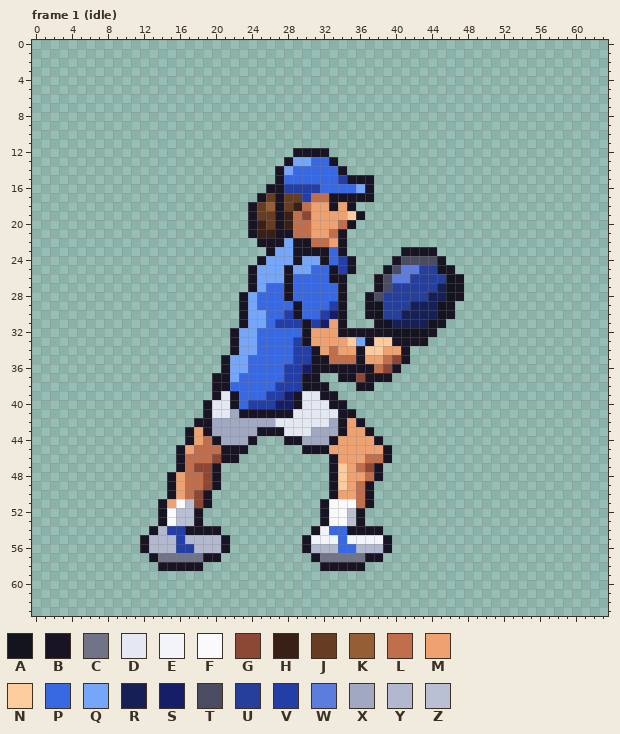
Two states of a pixel-art file, art/sprites/hd/player_hd_female.aseprite. Above: the version before the commit.
64x64 pixels, 11 frames. Colours within 5 levels of each other are drawn and written as one. Shown: frame 1 (idle). The commit also changed other frames, which this record leaves out.
Palette (. is transparent): A #14141e  B #181424  C #707486  D #e4e8f2  E #f2f4fa  F #fafafc  G #8c4834  H #382016  J #663c22  K #965e34  L #c06e4c  M #eea272  N #fccc9e  P #3868e2  Q #76a6fa  R #162056  S #161e68  T #4a4c62  U #263e9c  V #243ea8  W #5c7cde  X #a0a8c2  Y #b2b8ce  Z #bac0d4
Pixels before, frame 1 (idle) (only the part around the change), first column x 11:
 9 ........................................
10 ........................................
11 ........................................
12 ..................BBBB..................
13 .................BQQPPB.................
14 ................BQPPPPPB................
15 ................BPPPPPPVBBB.............
16 ...............BBVVVVPPPPQB.............
17 ..............BJBJJVLLBBBBB.............
18 .............BJKBJHLMMBMB...............
19 .............BJJBHLGMMMMNB..............
20 .............BHJBHLLMMMLB...............
21 .............BHHBBLLMMLB................
22 ..............BBBQBBLLMB................
23 ...............BQQBBBBPB......BBBB......
24 ..............BQQQBQQBPVB....BTTTTB.....
25 .............BQQQBQQPPBVB...BTWWUUAB....
26 .............BQQQBPPPPBB...BTWWUUUUAB...
27 .............BQPPBPPPPPB...BTUUUUURAB...
28 ............BQPPPBPPPPPB..BTUUUUURRAB...
29 ............BQPPPPBPPPVB..BAUUURRRAB....
30 ............BQQPPVBPPVSB..BAUURRRRAB....
31 ............BQQPVVVBVSMB...BARRRRAB.....
32 ...........BQQPPPPPBMMMBBBBBBAAAAB......
33 ...........BQQPPPPVBMMMMNQBNNBBBB.......
34 ...........BQQPPPPVVBMLMMBNNMMB.........
35 ..........BQQPPPPPVVBBLLLBMMLGB.........
36 ..........BQQPPPPVVSBBBBBBBLGB..........
37 .........BBQPPPPPVVBB..BBGBBB...........
38 .........BBPPPPPVVVBBB...BB.............
39 .........BDBPPPVVSBDDBB.................
40 ........BDDBPVVVSSBDDDBB................
41 ........BDDXBBBBBBDDDDDBB...............
42 .......BBXXXXXXXDDDDDDXBMB..............
43 ......BMBXXXXXBBBDDDXXXBMMB.............
44 ......BMLBXXXB...BBXXXBMMMMB............
45 .....BMLLLBBB......BBBMMMMMMB...........
46 .....BLLLGBB..........BMMMLLB...........
47 .....BLGGB............BNMLGB............
48 ....BMLLGB............BNMMLB............
49 ....BMLLGB............BNMLB.............
50 ....BMLGB.............BMMLB.............
51 ...BMFZGB............BFFFLB.............
52 ...BFZZB.............BFFZB..............
53 ...BFZZB.............BFFZB..............
54 ..BYVVBBBB..........BEPPBBBB............
The same view after the edit:
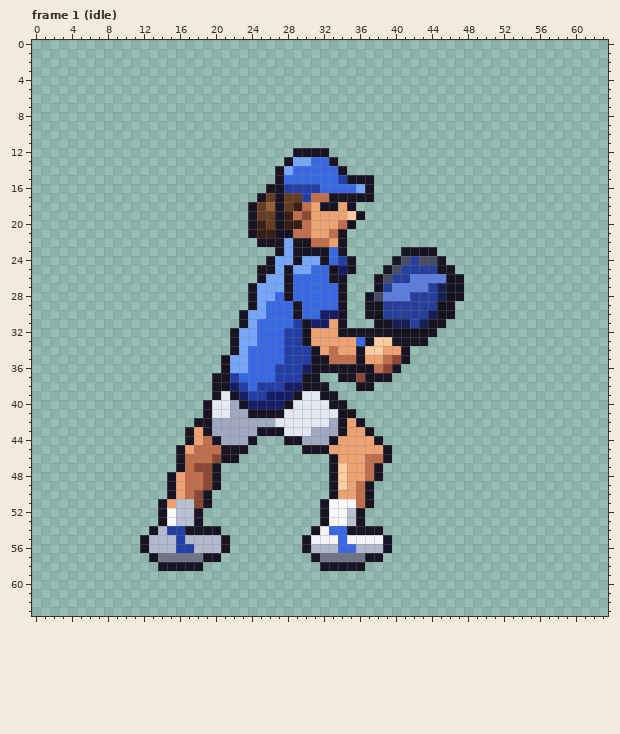
From old to new:
{"where": "frame 1 (idle)"}
{"frame":1,"y":18,"x":32,"old":"M","new":"B"}
{"frame":1,"y":20,"x":29,"old":"L","new":"H"}
{"frame":1,"y":23,"x":26,"old":"BQ","new":".B"}
{"frame":1,"y":24,"x":25,"old":"BQ","new":".B"}
{"frame":1,"y":24,"x":42,"old":"T","new":"U"}
{"frame":1,"y":25,"x":24,"old":"BQQ","new":".BB"}
{"frame":1,"y":25,"x":34,"old":"V","new":"S"}
{"frame":1,"y":25,"x":41,"old":"WW","new":"UU"}
{"frame":1,"y":26,"x":24,"old":"BQ","new":".B"}
{"frame":1,"y":26,"x":40,"old":"WWUUUU","new":"UUWWWW"}
{"frame":1,"y":27,"x":26,"old":"PP","new":"QQ"}
{"frame":1,"y":27,"x":39,"old":"TUUUU","new":"UWWWW"}
{"frame":1,"y":28,"x":23,"old":"BQPP","new":".BQQ"}
{"frame":1,"y":28,"x":39,"old":"UUU","new":"WWW"}
{"frame":1,"y":28,"x":44,"old":"R","new":"U"}
{"frame":1,"y":29,"x":23,"old":"BQP","new":".BQ"}
{"frame":1,"y":29,"x":33,"old":"V","new":"P"}
{"frame":1,"y":29,"x":42,"old":"RRR","new":"UUU"}
{"frame":1,"y":30,"x":28,"old":"V","new":"P"}
{"frame":1,"y":30,"x":32,"old":"V","new":"S"}
{"frame":1,"y":30,"x":41,"old":"RRR","new":"UUU"}
{"frame":1,"y":31,"x":25,"old":"Q","new":"P"}
{"frame":1,"y":31,"x":27,"old":"VV","new":"PP"}
{"frame":1,"y":31,"x":31,"old":"V","new":"S"}
{"frame":1,"y":31,"x":42,"old":"R","new":"U"}
{"frame":1,"y":32,"x":28,"old":"PP","new":"VV"}
{"frame":1,"y":33,"x":28,"old":"P","new":"V"}
{"frame":1,"y":33,"x":35,"old":"NQ","new":"MP"}
{"frame":1,"y":34,"x":24,"old":"Q","new":"P"}
{"frame":1,"y":34,"x":28,"old":"P","new":"V"}
{"frame":1,"y":35,"x":28,"old":"P","new":"V"}
{"frame":1,"y":36,"x":27,"old":"P","new":"V"}
{"frame":1,"y":37,"x":22,"old":"Q","new":"V"}
{"frame":1,"y":37,"x":27,"old":"P","new":"V"}
{"frame":1,"y":38,"x":22,"old":"PP","new":"SV"}
{"frame":1,"y":38,"x":25,"old":"PP","new":"VV"}
{"frame":1,"y":38,"x":28,"old":"VV","new":"SS"}
{"frame":1,"y":39,"x":23,"old":"PPPVV","new":"SVVSS"}
{"frame":1,"y":40,"x":22,"old":"BPVVV","new":"XBSSS"}
{"frame":1,"y":40,"x":28,"old":"SB","new":"BD"}
{"frame":1,"y":41,"x":23,"old":"B","new":"X"}
{"frame":1,"y":41,"x":28,"old":"B","new":"D"}
{"frame":1,"y":47,"x":36,"old":"LG","new":"ML"}
{"frame":1,"y":51,"x":16,"old":"F","new":"Z"}
